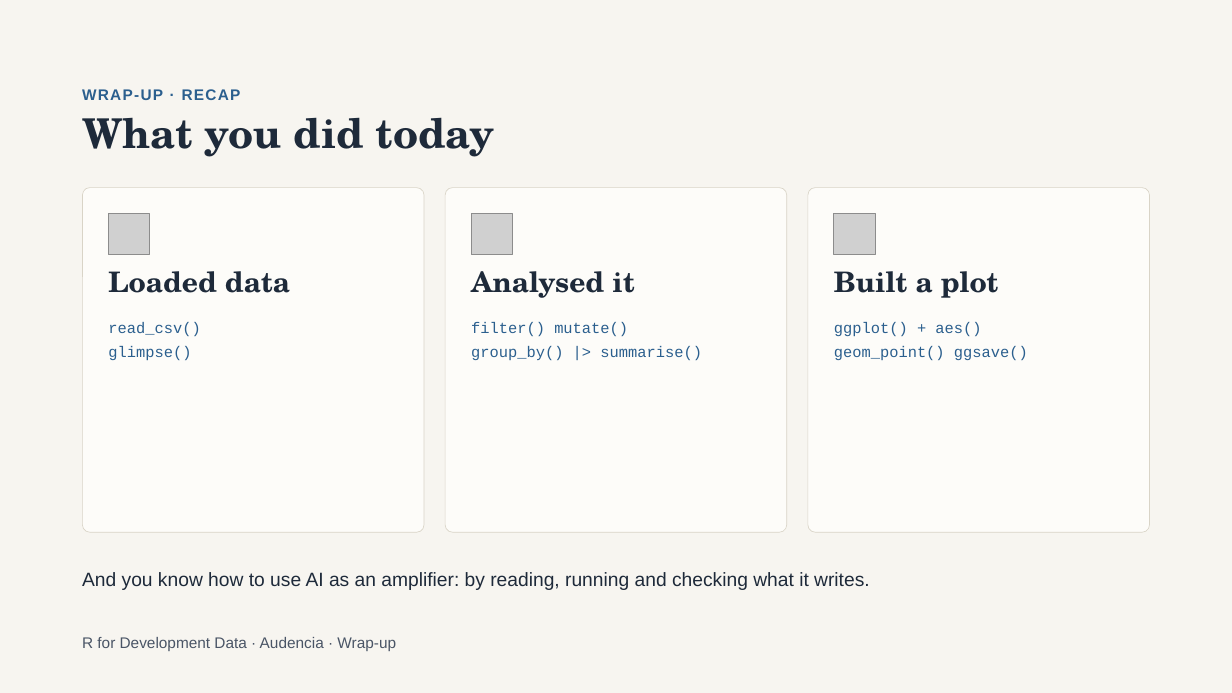
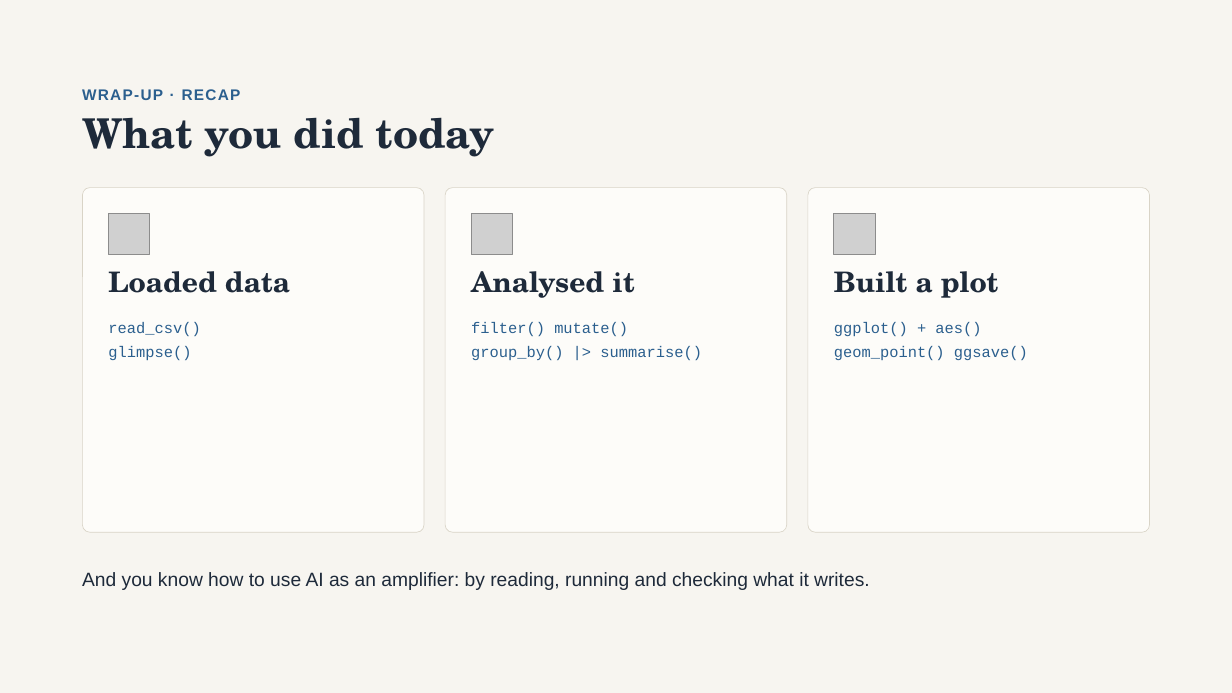
Before and after one commit to kate-chalmers/r-for-international-data, a slide deck: slide 85 of R for Development Data.pptx (slide 86 before the commit). Drawn at 1232x693 pixels with LibreOffice and Linux fonts; fonts in the diff are those of the drawing; grey boxes stand for pictures. Boxes give left, top, right and bottom in pixels: in the first picture for what was removed or moved away, otherwise in the second. Text is boxed around its words. In the diff, an @@ line names an element or a change of style, - is before the commit and + after.

```diff
--- a/R for Development Data.pptx
+++ b/R for Development Data.pptx
@@ text removed at (82, 637, 396, 651) @@
-R for Development Data · Audencia · Wrap-up
```
Also in this commit, not shown: 14 other slides changed, 1 slide removed.
